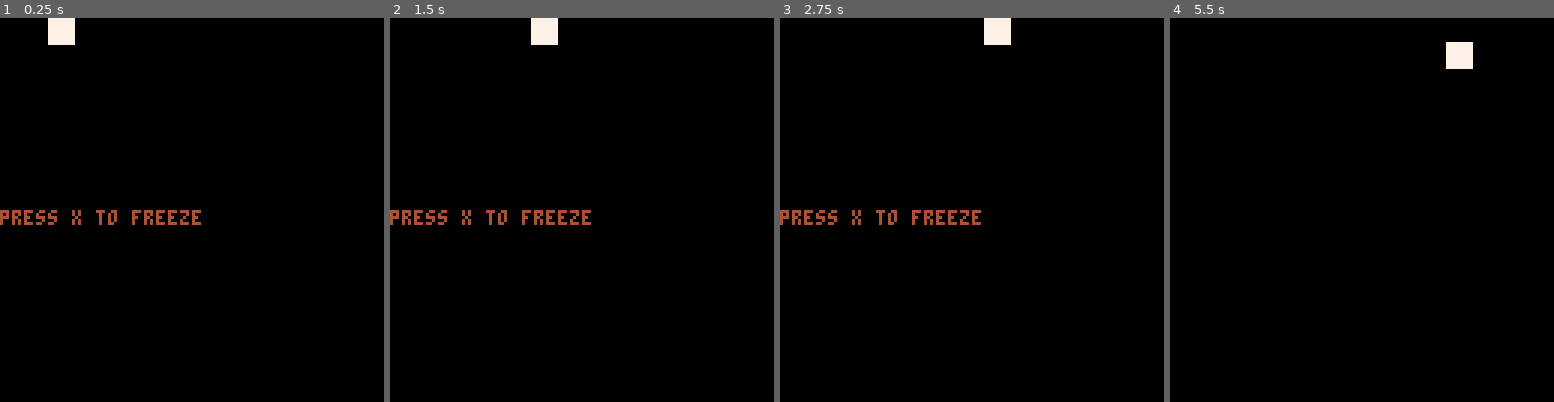
Above: before the commit, frames 1-4 (left to right).
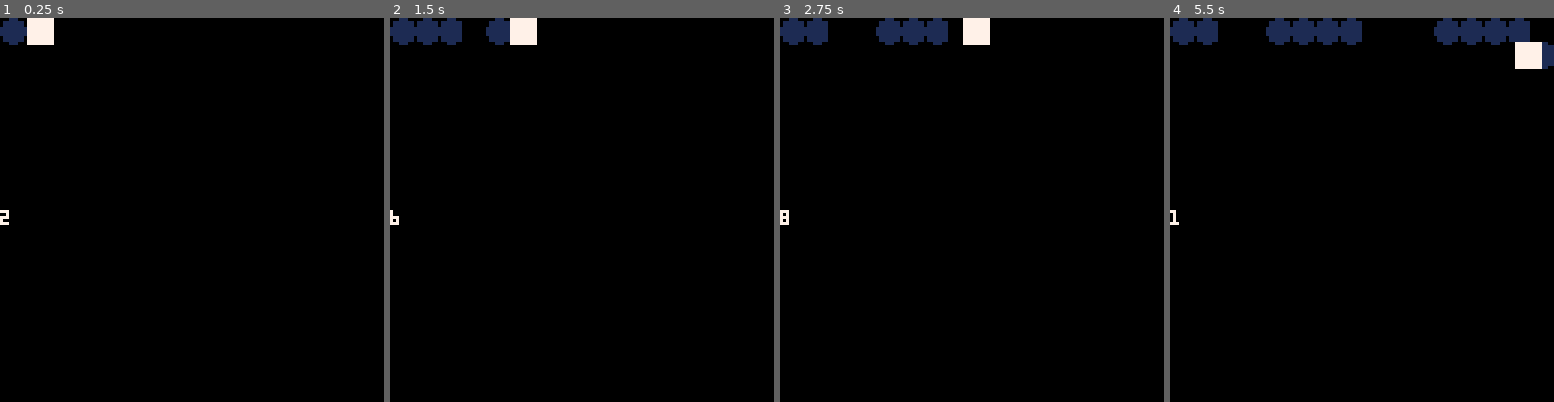
Above: after the commit, the same moments.

Repository: franklant/COMP440_Assignment_3_Repo
Game: PICO-8 cartridge pico_puzzle_game_wip.p8
The game is run twice, just before and just after one commit, with the same random seed, the same clock (stepped at 60 frames per second) and the same inputs.
Inputs:
- Up to frame 1 (0.25 s): no input
- Up to frame 2 (1.5 s): tap X (X key) at 0.33, 1.07 s
- Up to frame 3 (2.75 s): tap X (X key) at 1.85 s
- Up to frame 4 (5.5 s): tap X (X key) at 2.97, 4.08, 5.2 s

The runs differ from the first frame. In frame 1, 2.0% of the frame differs, in the area x 0-53%, y 0-54%; in frame 2, 3.0%; in frame 3, 3.4%; in frame 4, 4.7%, in the area x 0-100%, y 0-54%.

Commit message:
added map, update player:walk()

Diff:
--- a/pico_puzzle_game_wip.p8
+++ b/pico_puzzle_game_wip.p8
@@ -4,7 +4,7 @@
 -- player
 function init_player()
 	player = {
-		x = 0,
+		x = 0 - 7, -- ensures the player paints the whole map
 		y = 0,
 		size = 8,
 		speed = 1,
@@ -14,22 +14,32 @@
 		is_reversing = false,
 		is_freezing = false,
 		row = 0,
+		col = 0,
 
 		walk = function(self)
 				self.x += self.speed * self.dir
 
-				if self.x + self.size >= 127
+				if self.x >= 127
 				and self.dir == 1 then
 					self.is_walking = false
 					self.is_shifting = true
 					self.row += 1
 				end
 
-				if self.x <= 0
+				if self.x + self.size <= 0
 				and self.dir == -1 then
 					self.is_walking = false
 					self.is_shifting = true
 					self.row += 1
+				end
+
+				-- update col number
+				if self.x % 8 == 0 then
+					-- update map
+					local row = flr(self.y / 8)
+					local col = flr(self.x / 8)
+					mp[row + 1][col + 1] = 1
+					self.col += 1
 				end
 		end,
 
@@ -37,6 +47,7 @@
 				self.y += self.speed
 
 				if self.y >= self.row * 8 then
+					self.col = 0
 					self.is_shifting = false
 					self.is_reversing = true
 				end
@@ -103,7 +114,46 @@
 	end
 end
 
+function init_map()
+	-- 16 * 16 tile grid.
+	mp = {
+		{0, 0, 0, 0, 0, 0, 0, 0, 0, 0, 0, 0, 0, 0, 0, 0},
+		{0, 0, 0, 0, 0, 0, 0, 0, 0, 0, 0, 0, 0, 0, 0, 0},
+		{0, 0, 0, 0, 0, 0, 0, 0, 0, 0, 0, 0, 0, 0, 0, 0},
+		{0, 0, 0, 0, 0, 0, 0, 0, 0, 0, 0, 0, 0, 0, 0, 0},
+		{0, 0, 0, 0, 0, 0, 0, 0, 0, 0, 0, 0, 0, 0, 0, 0},
+		{0, 0, 0, 0, 0, 0, 0, 0, 0, 0, 0, 0, 0, 0, 0, 0},
+		{0, 0, 0, 0, 0, 0, 0, 0, 0, 0, 0, 0, 0, 0, 0, 0},
+		{0, 0, 0, 0, 0, 0, 0, 0, 0, 0, 0, 0, 0, 0, 0, 0},
+		{0, 0, 0, 0, 0, 0, 0, 0, 0, 0, 0, 0, 0, 0, 0, 0},
+		{0, 0, 0, 0, 0, 0, 0, 0, 0, 0, 0, 0, 0, 0, 0, 0},
+		{0, 0, 0, 0, 0, 0, 0, 0, 0, 0, 0, 0, 0, 0, 0, 0},
+		{0, 0, 0, 0, 0, 0, 0, 0, 0, 0, 0, 0, 0, 0, 0, 0},
+		{0, 0, 0, 0, 0, 0, 0, 0, 0, 0, 0, 0, 0, 0, 0, 0},
+		{0, 0, 0, 0, 0, 0, 0, 0, 0, 0, 0, 0, 0, 0, 0, 0},
+		{0, 0, 0, 0, 0, 0, 0, 0, 0, 0, 0, 0, 0, 0, 0, 0},
+		{0, 0, 0, 0, 0, 0, 0, 0, 0, 0, 0, 0, 0, 0, 0, 0}
+	}
+end
+
+function draw_map()
+	-- row (y)
+	for i2=1, 16 do
+		-- col (x)
+		for j2=1, 16 do
+			if mp[i2][j2] == 1 then
+				local x = j2 * 8
+				local y = i2 * 8
+				circfill(x - 4,  y - 4, 4, rnd(2))
+			end
+		end
+	end
+end
+
 function _init()
+
+	-- map
+	init_map()
 
 	-- player
 	init_player()
@@ -118,14 +168,13 @@
 function _draw()
 	cls()
 
+	-- draw map
+	draw_map()
+
 	-- player
 	draw_player()
 
-	-- display message
-	display_message(
-	"press x to freeze",
-	 4, 0
-	)
+	print(player.col, 0, 64, 7)
 end
 __gfx__
 00000000000000000000000000000000000000000000000000000000000000000000000000000000000000000000000000000000000000000000000000000000
